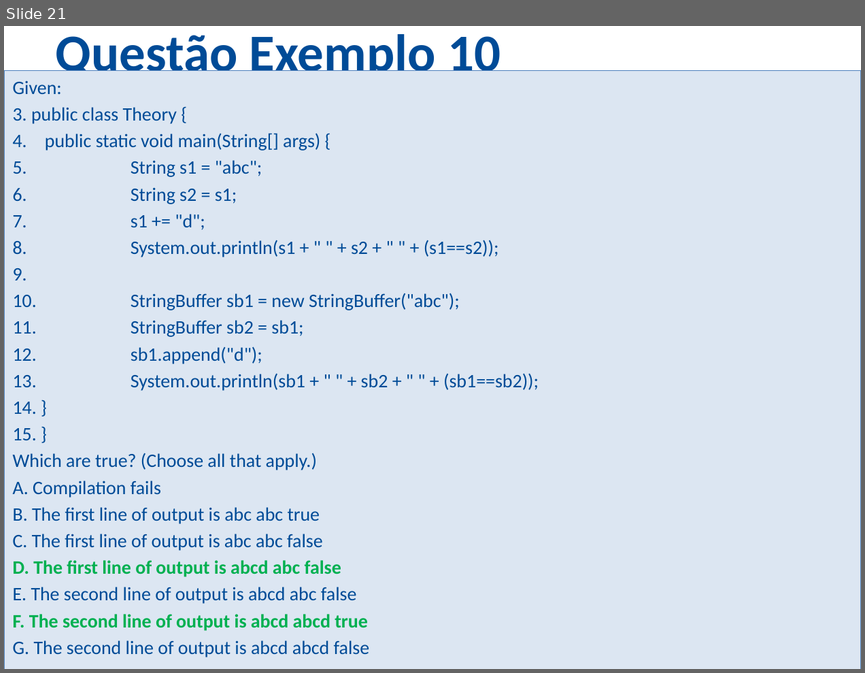
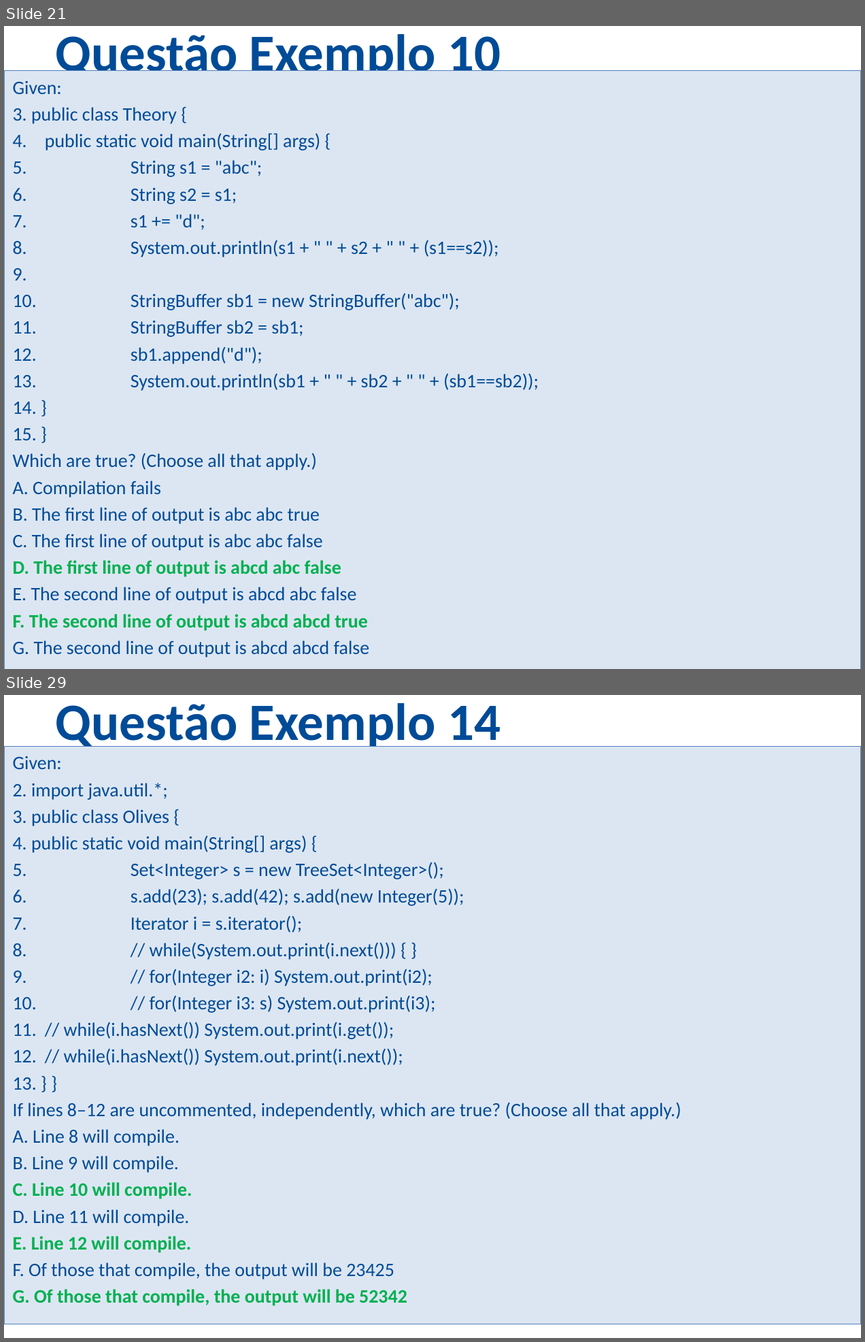
Before and after one commit to ozieljose/java6cert, a slide deck: slides/Questoes2.pptx. Shown one above the other, each under a label of ours: slide 21 before the commit, slides 21 and 29 after it; the slides between them are not shown. The pictures are 865x673 and 865x1342 pixels, drawn with LibreOffice and Linux fonts; fonts in the diff are those of the drawing; background and template pictures are left out. Boxes give left, top, right and bottom in pixels: in the first picture for what was removed or moved away, otherwise in the second. Text is boxed around its words. In the diff, an @@ line names an element or a change of style, - is before the commit and + after.

```diff
--- a/slides/Questoes2.pptx
+++ b/slides/Questoes2.pptx
@@ slide 29 added at (4, 695, 861, 1338), background picture (left out) @@
@@ title added at (56, 703, 500, 747), 44 pt, text #004B97, bold @@
+Questão Exemplo 14
@@ text added at (4, 747, 861, 1331), fill #DCE6F2, outline #4F81BD 0.75 pt, 16 pt, text #004B97 @@
+Given:
+2. import java.util.*;
+3. public class Olives {
+4. public static void main(String[] args) {
+5. Set<Integer> s = new TreeSet<Integer>();
+6. s.add(23); s.add(42); s.add(new Integer(5));
+7. Iterator i = s.iterator();
+8. // while(System.out.print(i.next())) { }
+9. // for(Integer i2: i) System.out.print(i2);
+10. // for(Integer i3: s) System.out.print(i3);
+11. // while(i.hasNext()) System.out.print(i.get());
+12. // while(i.hasNext()) System.out.print(i.next());
+13. } }
+If lines 8–12 are uncommented, independently, which are true? (Choose all that apply.)
+A. Line 8 will compile.
+B. Line 9 will compile.
+C. Line 10 will compile.
+D. Line 11 will compile.
+E. Line 12 will compile.
+F. Of those that compile, the output will be 23425
+G. Of those that compile, the output will be 52342
```
Also in this commit, not shown: 2 slides changed, 23 other slides added, 2 slides removed, 1 other file.
